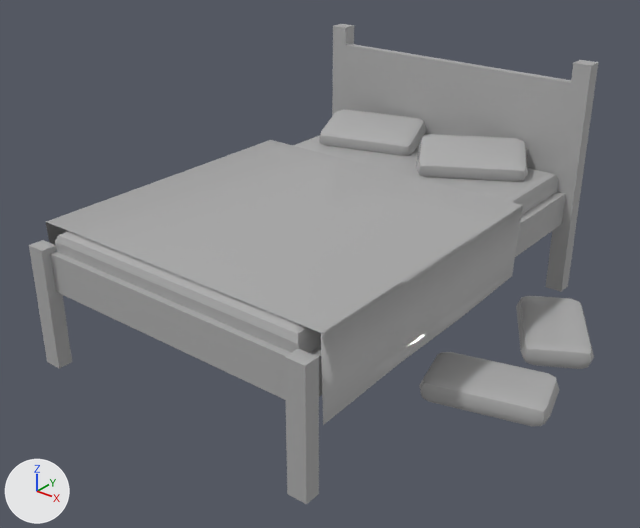
Renders of the FBX model Assets/Suan's Stuff/3D Models/Bed/Bed.fbx from each side of a commit.
Both versions are drawn from a camera (50 mm lens) standing at (3.76, -5.3, 2.79) and looking at (-0.2, -0.35, -0.28). Arrows for +X, +Y and +Z are at lower left; the lights stay in place. Where no turn or scale is listed for an object, it has been applied to the vertices. Vertices at the same position are counted once.

Objects in the first picture: 'Bed'.
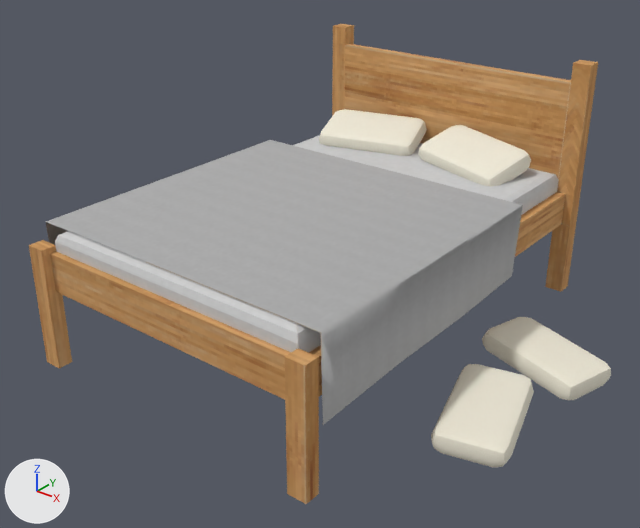
Where the newer file only moved an object's origin or applied its transform, the numbers keep the older frame.

Patch to the scene script:
```diff
--- a/Assets/Suan's Stuff/3D Models/Bed/Bed.fbx.py
+++ b/Assets/Suan's Stuff/3D Models/Bed/Bed.fbx.py
@@ mat_bed_textures @@
+mat_bed_textures = principled_material('Bed_Textures')
+mat_bed_textures.texture = img_bed_texture_base_color_png
+mat_bed_textures.roughness = 1.0
@@ me_mesh @@
-me_mesh.from_pydata(...)  # 360 vertices, 342 faces; spans x -1.81..1.78, y -1.93..1.93, z -1.05..1.05
+me_mesh.from_pydata(...)  # 188 vertices, 174 faces; spans x -1.81..0.93, y -1.93..1.93, z -1.05..1.05
+# me_mesh part 1: the loose piece of 44 vertices spanning x 0.82..1.71, y 0.36..1.4, z -1.03..-0.82 is deleted
+# me_mesh part 2: the loose piece of 44 vertices spanning x -1.51..-0.49, y 1.07..1.8, z 0.03..0.32 is deleted
+# me_mesh part 3: the loose piece of 44 vertices spanning x 0.76..1.78, y -0.57..0.17, z -1.03..-0.82 is deleted
+# me_mesh part 4: the loose piece of 44 vertices spanning x -0.38..0.65, y 0.92..1.8, z 0.04..0.33 is deleted
+# me_mesh part 5: 173 faces spanning x -1.81..0.93, y -1.93..1.93, z -1.05..1.05 switch from mat_aistandardsurface1 (grey #adadad) to mat_bed_textures (picture img_bed_texture_base_color_png)
@@ ob_pillows @@
+ob_pillows = bpy.data.objects.new('Pillows', me_mesh_1)  # 44 vertices, 42 faces; spans x -1.099..-0.074, y 1.596..2.321, z 0.799..1.093; in mat_pillow_texture (picture img_pillow_texture_base_color_png)
+ob_pillows.location = (-0.406, -0.509, -0.752)
@@ ob_polysurface30 @@
+ob_polysurface30 = bpy.data.objects.new('polySurface30', me_mesh_001)  # 44 vertices, 42 faces; spans x -0.374..0.374, y -0.513..0.513, z -0.135..0.135; in mat_pillow_texture (picture img_pillow_texture_base_color_png)
+ob_polysurface30.location = (1.369, -0.413, -0.972)
@@ ob_polysurface28 @@
+ob_polysurface28 = bpy.data.objects.new('polySurface28', me_mesh_003)  # 44 vertices, 42 faces; spans x -0.514..0.514, y -0.36..0.36, z -0.171..0.171; in mat_pillow_texture (picture img_pillow_texture_base_color_png)
+ob_polysurface28.location = (0.109, 1.45, 0.195)
@@ ob_polysurface29 @@
+ob_polysurface29 = bpy.data.objects.new('polySurface29', me_mesh_002)  # 44 vertices, 42 faces; spans x -0.512..0.512, y -0.37..0.37, z -0.135..0.135; in mat_pillow_texture (picture img_pillow_texture_base_color_png)
+ob_polysurface29.location = (1.369, 0.571, -0.972)
```

Location of each change, [x1, y1, x2, y2] in pixels of the pictures (640 x 528 px):
'polySurface30', added
    after: [431, 364, 534, 467]
'polySurface29', added
    after: [482, 317, 611, 400]
'polySurface28', added
    after: [418, 125, 531, 187]
'Pillows', added
    after: [319, 109, 426, 156]
part 1 of me_mesh, deleted
    before: [516, 296, 594, 369]
part 2 of me_mesh, deleted
    before: [319, 109, 426, 156]
part 3 of me_mesh, deleted
    before: [419, 352, 559, 427]
part 4 of me_mesh, deleted
    before: [416, 134, 529, 182]
part 5 of me_mesh, recoloured (grey to brown)
    both: [29, 24, 598, 504]
